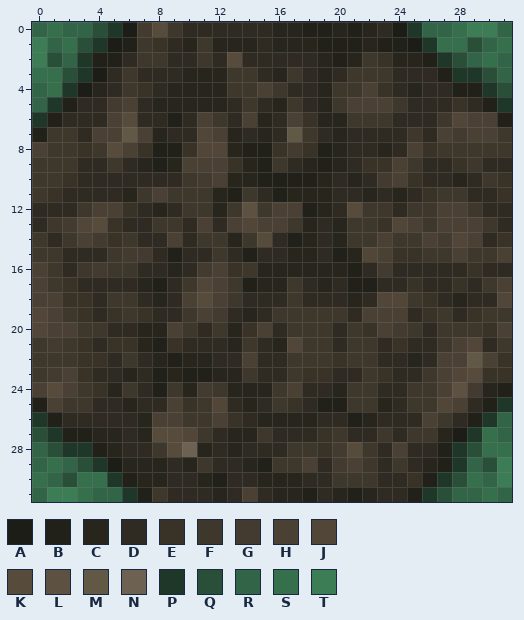
One commit to this pixel-art sprite: assets/minecraft/optifine/ctm/farmland/6/4.png. That is the earlier state.
The file is 32x32 pixels. Colours within 5 levels of each other are drawn and written as one.
Palette (. is transparent): A #1b1d16  B #212119  C #28251d  D #2f2b22  E #383227  F #3e372b  G #443b30  H #4a4134  J #514637  K #574c3c  L #5d5241  M #615845  N #6d6151  P #1e3728  Q #2a4f38  R #326547  S #366f4c  T #3c7d56
Pixels before, first column x 0:
 0 RSRRQPAGKFDDDDDDCCBBCBCDAPRRSTTR
 1 TRSQPABFEDCFCCCDCCCBBBCBBAPSSQRS
 2 TQRPBBDFFDDFDKDDDDDCBCFECCBPQRSR
 3 SSQPADFDDDCCCFFDCFDCDFFFDDDBPPQR
 4 RSPACDFEDCCCCFFHFDDCFFHEDCDDBBPQ
 5 RPBDDGHDCCCCCDFDCFDCFHHHFDDDEDBP
 6 PBDDDHKDDBDHFDHCDHECCFFFDDDFJHHB
 7 BFFDHHMHCDDJHCDCDMFDCDDDDFDHGHHF
 8 HFFEFKHEBBEJJCBBEGEBCDDCDHEFFFFF
 9 FFFDDFDCBCHHHECBFDCBCDEEHFDDEFDD
10 FFEDDDDDDDFGHCCBBBBCDCDGHEDDCDFE
11 FEDDDDCFHFFFCBFDBCCCDDCDCDEFFDDE
12 DDDFHHEDCDFFCFLFHHBCDKFFDFFHHFDD
13 DFGJKEDDFFDHDHJHHFCDCFFEJHFHHHFD
14 FDFHGEFDDHDFFCFKDBCDCFFHFFHGJHDE
15 FFDDDFGGDBDDFDBDDCCDBCJHEEFFHFFH
16 HFDFGFFDDCDGHEFCCCCCCBDGDDDDDEDD
17 HFEDDDDCBDFJHFBCCFDCDBBDDEDDEDFH
18 HHEEDFFDCDHKHFDDDFDDDCDJJFEDCDDJ
19 JHFEDEFEDDFHGDCDFFFFFDHHHDEFDEFF
20 JHHFFDDCCHFDFCEHDFFFDFEHGFDFFFEH
21 FGFEDEECBEDDDCFDCJFFDFFDEDDFHJDF
22 FFFEEDFDCBCCDDHDDFFFEFFDDCDHHMHE
23 FGHEDDCDBCBBCCFDDFEEDDFEDDFHJKEE
24 HKHFECFDBFCGFCCCFHDDCFFDDFFHLGCB
25 BHFFDDCDDHEFJDCDFEDBBFFCDFFJHDBP
26 PBDDDDDCHHFFHEDCCCCDDBCDDDHFDBPR
27 QPBBCCDCKKJFDCCFDDDEFDDFDFFCAPSR
28 RQPPBCDDFKNCDCDDDFFEGKFDHDDBPQSS
29 RSRQPACCCDCFDDCBFFHDGHFDFDCBPRQT
30 SRQSSPBCCDDCBDDCCCDDFFFDDEBPQSRT
31 RTTSRRPBFDDDCDHDCCBDCBCDDBPQRRSR
After the commit:
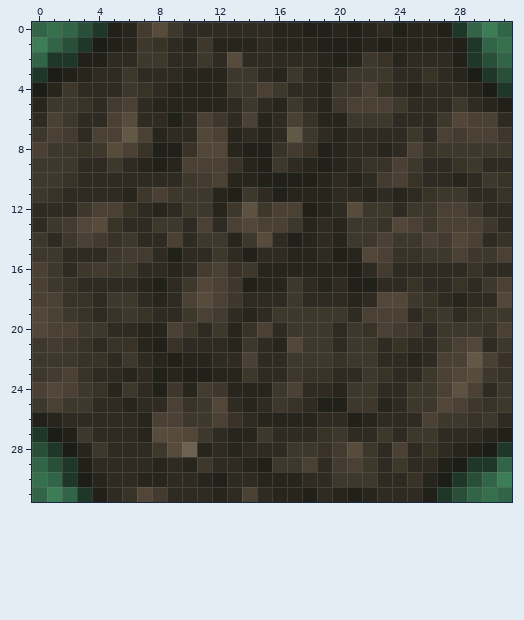
Author's note on the commit: Improved the inner corners of the farmland CTM.
What changed:
Colour P becomes colour A in row 1 at x 4; in row 3 at x 29; in row 4 at x 30; in row 27 at x 1; in row 28 at x 2; in row 29 at x 28.
Colour P becomes colour A in row 30 at x 27.
Colour R becomes colour A in row 4 at x 0.
Colour S becomes colour A in row 3 at x 1; in row 28 at x 30; in row 30 at x 3.
Colour A becomes colour B in row 0 at x 24; in row 1 at x 5.
Colour P becomes colour B in row 0 at x 5; in row 2 at x 3; in row 5 at x 31; in row 26 at x 0; in row 31 at x 26.
Colour Q becomes colour B in row 2 at x 28; in row 3 at x 2; in row 28 at x 29; in row 29 at x 3.
Colour R becomes colour B in row 0 at x 27; in row 27 at x 31; in row 31 at x 4.
Colour S becomes colour B in row 1 at x 28.
Colour A becomes colour C in row 0 at x 6; in row 1 at x 25.
Colour B becomes colour C in row 1 at x 6 and 24; in row 4 at x 29; in row 5 at x 30; in row 26 at x 1; in row 30 at x 26.
Colour P becomes colour C in row 0 at x 25; in row 1 at x 26; in row 3 at x 3 and 28; in row 28 at x 3 and 28.
Colour R becomes colour C in row 0 at x 26; in row 5 at x 0.
Colour S becomes colour C in row 1 at x 27; in row 4 at x 1; in row 27 at x 30; in row 30 at x 4.
Colour A becomes colour D in row 3 at x 4; in row 4 at x 3; in row 27 at x 28; in row 29 at x 5.
Colour B becomes colour D in row 2 at x 5 and 26; in row 3 at x 27; in row 4 at x 28; in row 6 at x 31; in row 28 at x 27; in row 30 at x 6.
Colour B becomes colour D in row 31 at x 25.
Colour C becomes colour D in row 2 at x 25; in row 4 at x 4; in row 24 at x 30; in row 27 at x 4 to 5 and 27; in row 28 at x 5; in row 29 at x 6 to 7 and 26.
Colour P becomes colour D in row 2 at x 27; in row 6 at x 0; in row 27 at x 29; in row 29 at x 4; in row 30 at x 5.
Colour R becomes colour D in row 26 at x 31; in row 31 at x 5.
Colour B becomes colour E in row 25 at x 30; in row 26 at x 29.
Colour D becomes colour E in row 3 at x 26; in row 5 at x 3; in row 28 at x 26.
Colour P becomes colour E in row 31 at x 6.
Colour B becomes colour F in row 5 at x 2; in row 7 at x 0; in row 24 at x 31; in row 25 at x 0; in row 27 at x 3; in row 28 at x 4.
Colour D becomes colour F in row 6 at x 2; in row 25 at x 29; in row 26 at x 28.
Colour E becomes colour F in row 5 at x 28; in row 23 at x 30.
Colour P becomes colour F in row 4 at x 2; in row 5 at x 1; in row 25 at x 31; in row 26 at x 30.
Colour F becomes colour G in row 7 at x 2; in row 31 at x 8.
Colour B becomes colour H in row 6 at x 1.
Colour F becomes colour H in row 7 at x 1.
Colour G becomes colour H in row 24 at x 29.
Colour B becomes colour J in row 31 at x 7.
Colour K becomes colour J in row 24 at x 1.
Colour Q becomes colour P in row 0 at x 4; in row 1 at x 3 and 29; in row 2 at x 1; in row 3 at x 30; in row 4 at x 31; in row 27 at x 0.
Colour Q becomes colour P in row 28 at x 1; in row 29 at x 30; in row 30 at x 2 and 28; in row 31 at x 27.
Colour R becomes colour P in row 2 at x 2 and 29; in row 29 at x 2 and 29.
Colour S becomes colour P in row 0 at x 28; in row 3 at x 0; in row 28 at x 31; in row 31 at x 3.
Colour R becomes colour Q in row 0 at x 3; in row 3 at x 31; in row 28 at x 0; in row 31 at x 28.
Colour S becomes colour Q in row 1 at x 2; in row 2 at x 30; in row 29 at x 1; in row 30 at x 29.
Colour T becomes colour R in row 0 at x 29; in row 2 at x 0; in row 29 at x 31; in row 31 at x 2.
Where, in picture pixels (left, top, right, bottom), the same in both pictures:
changed: (32, 22, 137, 142)
changed: (392, 22, 512, 127)
changed: (407, 367, 512, 502)
changed: (32, 382, 167, 502)
